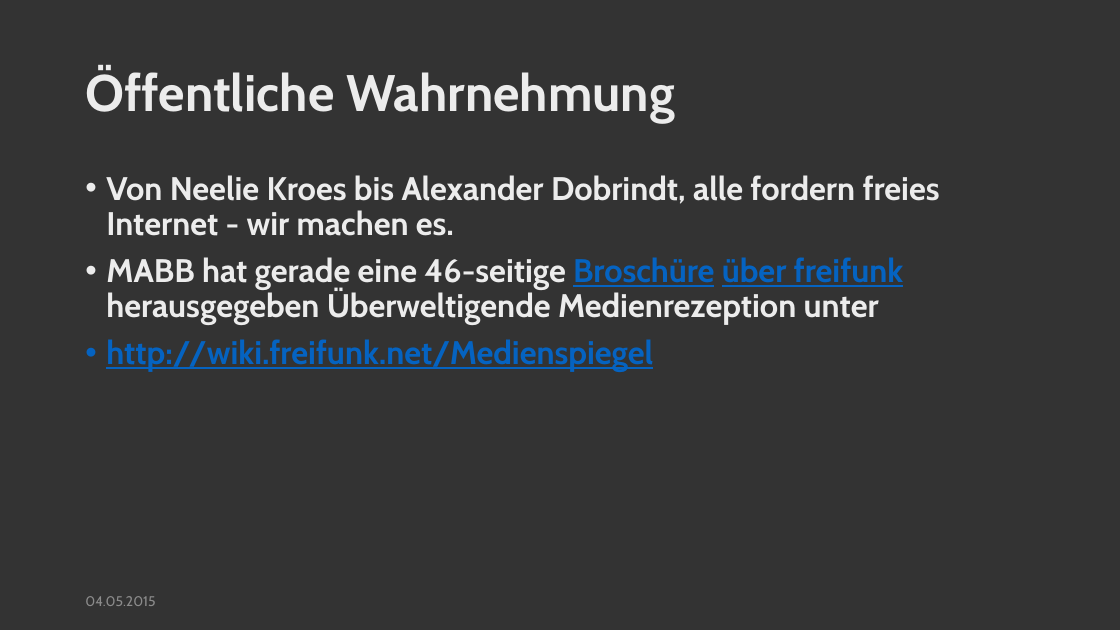
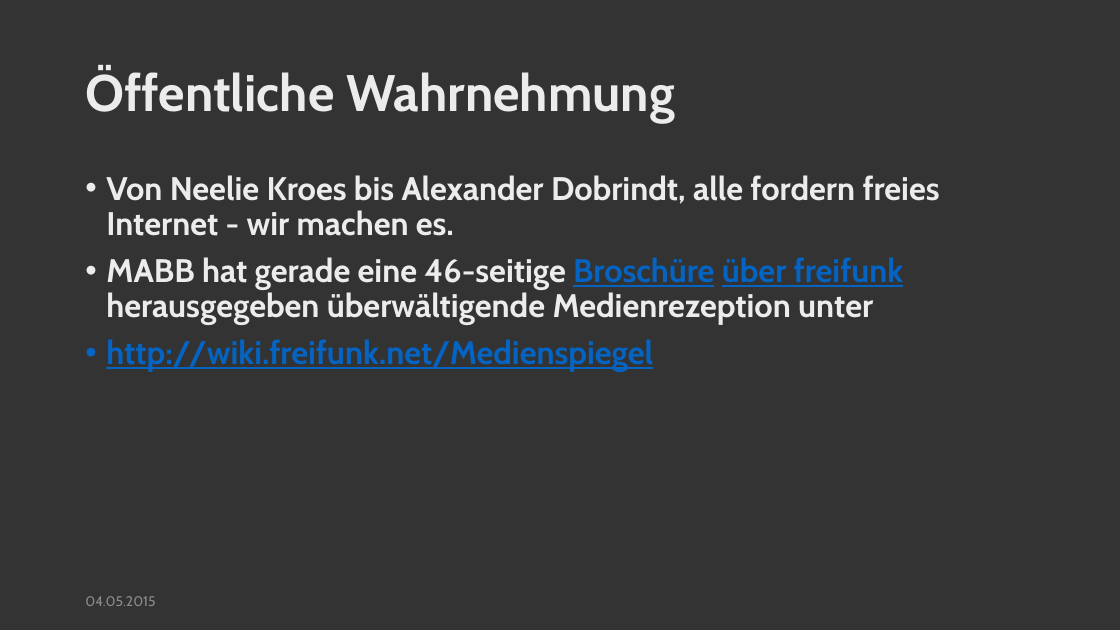
Before and after one commit to freifunkhamburg/praesentationen, a slide deck: slide 11 of 2015.05.04 freifunk Neu Wulmstorf.pptx. Drawn at 1120x630 pixels with LibreOffice and Linux fonts; fonts in the diff are those of the drawing. Boxes give left, top, right and bottom in pixels: in the first picture for what was removed or moved away, otherwise in the second. Text is boxed around its words. In the diff, an @@ line names an element or a change of style, - is before the commit and + after.

```diff
--- a/2015.05.04 freifunk Neu Wulmstorf.pptx
+++ b/2015.05.04 freifunk Neu Wulmstorf.pptx
@@ text at <box>106,257,904,325</box>: text changed @@
-• MABB hat gerade eine 46-seitige Broschüre über freifunk herausgegeben Überweltigende Medienrezeption unter
+• MABB hat gerade eine 46-seitige Broschüre über freifunk herausgegeben überwältigende Medienrezeption unter
```
Also in this commit, not shown: 4 other slides changed, 1 other file.
